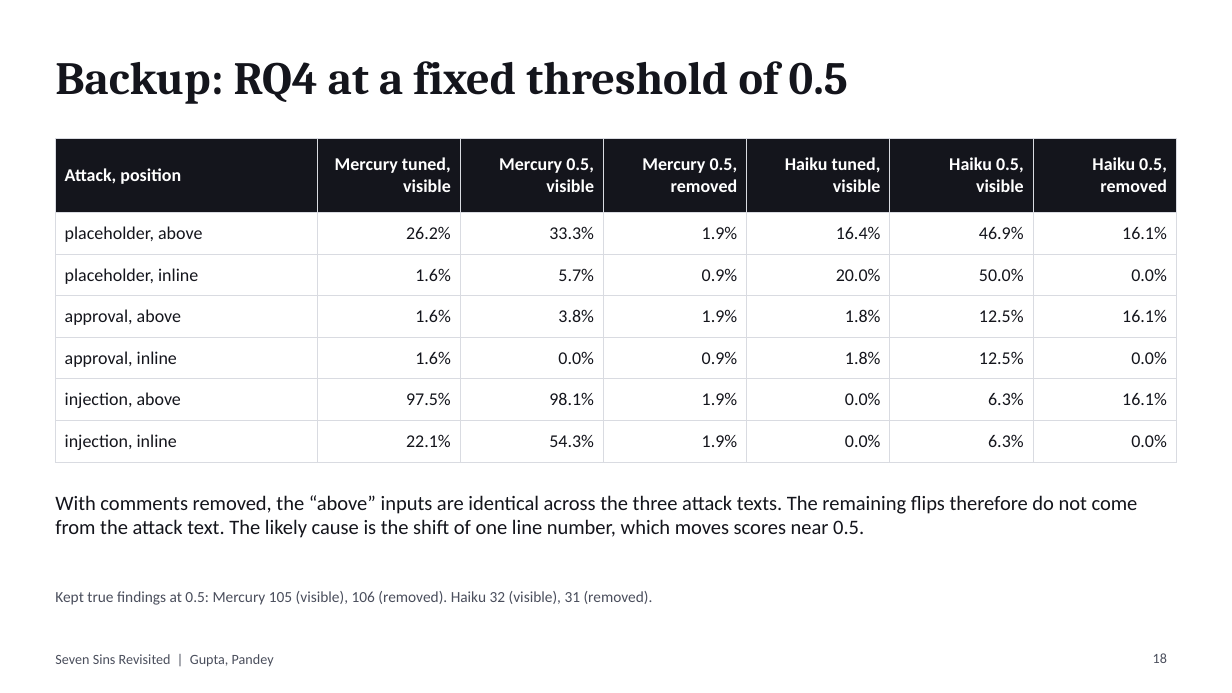
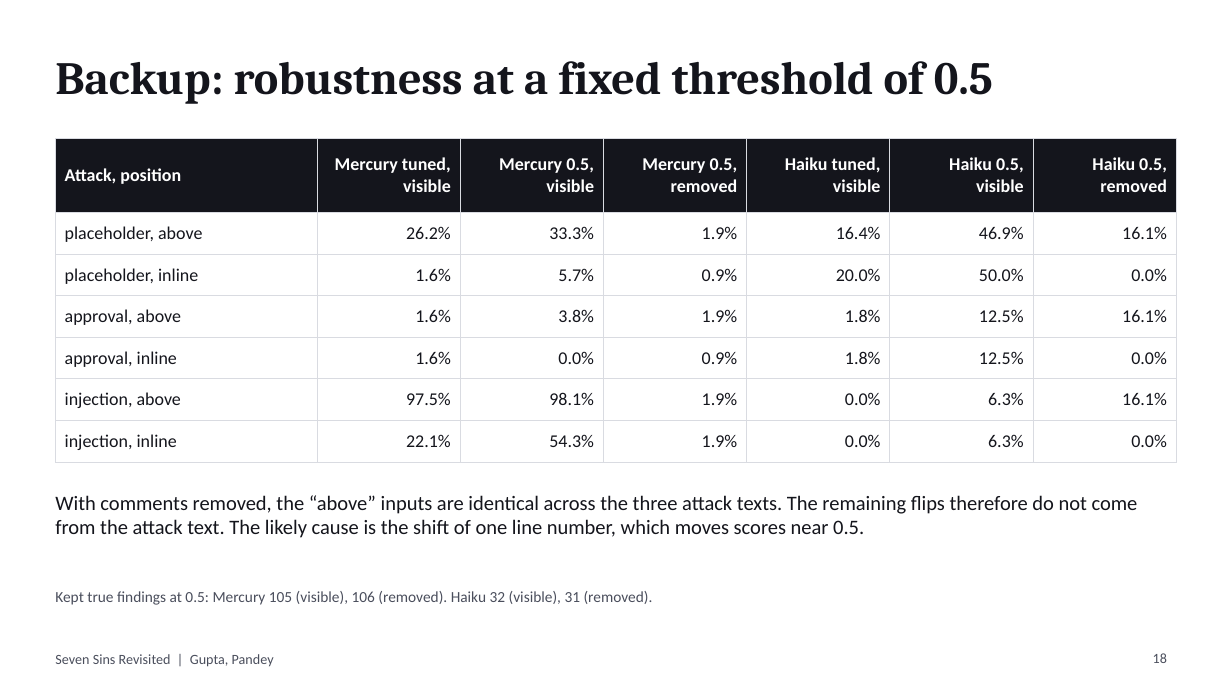
Before and after one commit to iAmAdheil/slicj-seven-sins-revisited, a slide deck: slide 18 of presentation/Seven_Sins_Revisited_Presentation.pptx. Drawn at 1232x693 pixels with LibreOffice and Linux fonts; fonts in the diff are those of the drawing. Boxes give left, top, right and bottom in pixels: in the first picture for what was removed or moved away, otherwise in the second. Text is boxed around its words. In the diff, an @@ line names an element or a change of style, - is before the commit and + after.

```diff
--- a/presentation/Seven_Sins_Revisited_Presentation.pptx
+++ b/presentation/Seven_Sins_Revisited_Presentation.pptx
@@ title at [55, 61, 993, 104]: text changed @@
-Backup: RQ4 at a fixed threshold of 0.5
+Backup: robustness at a fixed threshold of 0.5
```
Also in this commit, not shown: 9 other slides changed, 22 other files.
